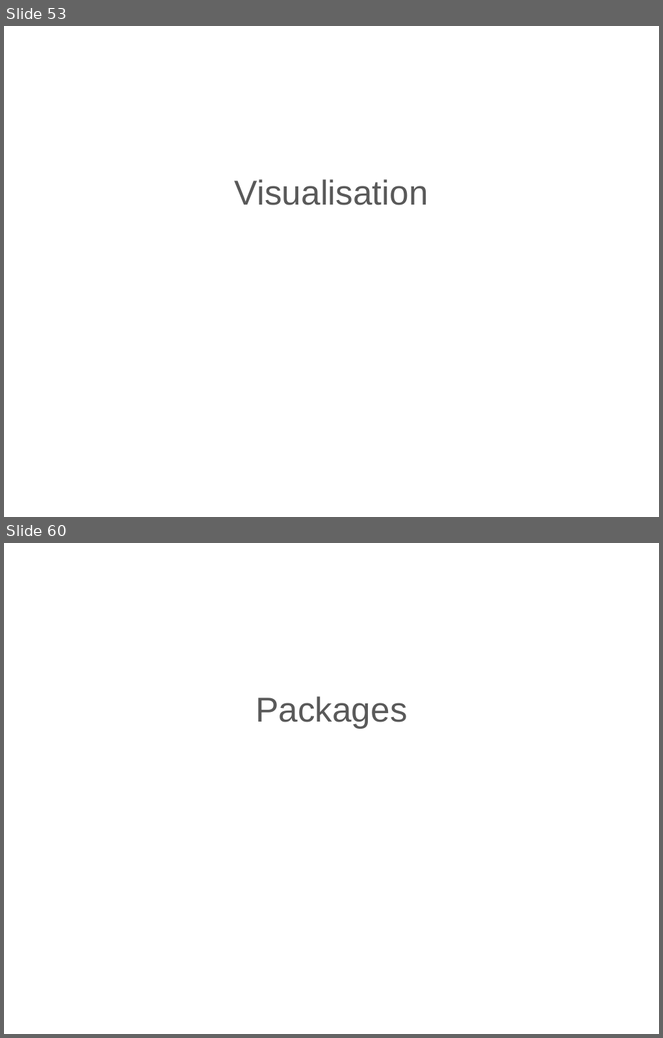
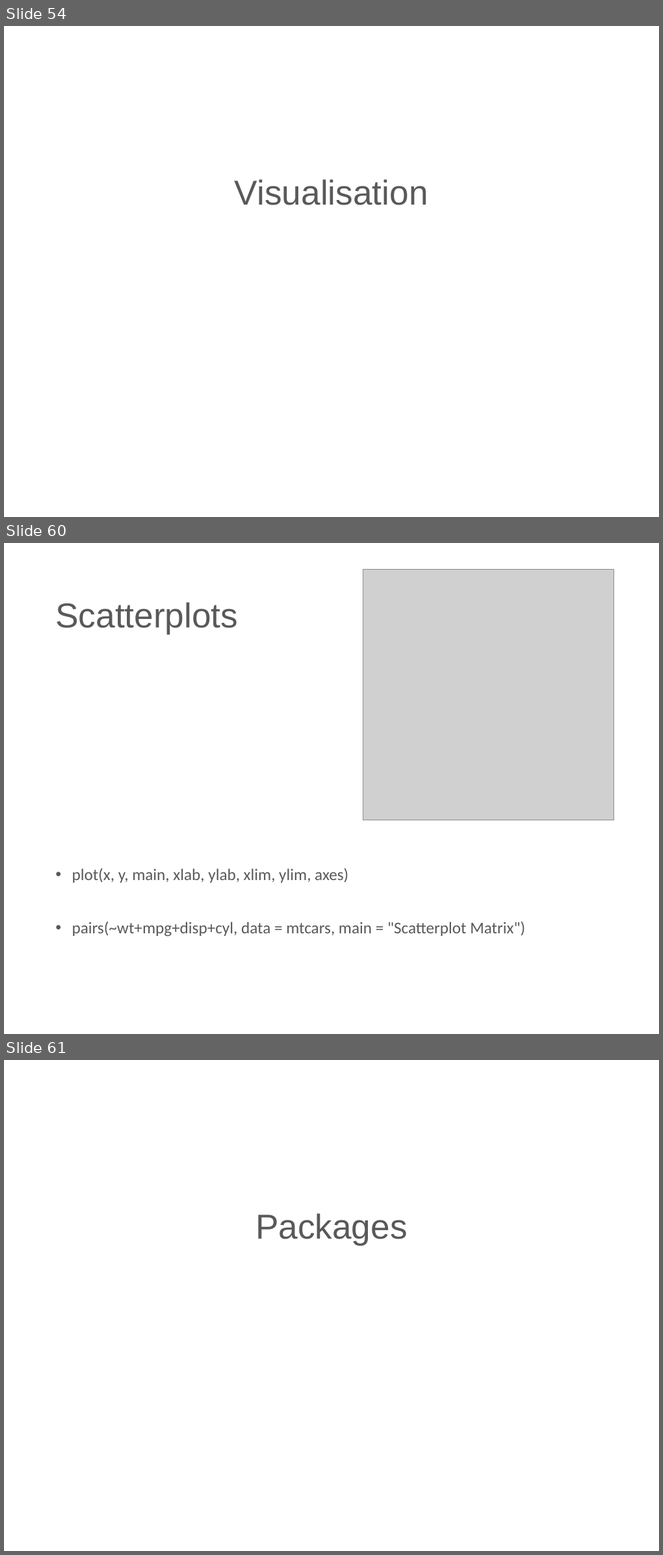
Before and after one commit to PeterAnema/Introductietraining_R_UWV, a slide deck: Slides/Introductie R.pptx. Shown one above the other, each under a label of ours: slides 53 and 60 before the commit, slides 54, 60 and 61 after it; the slides between them are not shown. The pictures are 663x1038 and 663x1555 pixels, drawn with LibreOffice and Linux fonts; fonts in the diff are those of the drawing; grey boxes stand for pictures; background and template pictures are left out. Boxes give left, top, right and bottom in pixels: in the first picture for what was removed or moved away, otherwise in the second. Text is boxed around its words. In the diff, an @@ line names an element or a change of style, - is before the commit and + after.

```diff
--- a/Slides/Introductie R.pptx
+++ b/Slides/Introductie R.pptx
@@ slide 60 added at <box>4,543,659,1034</box>, background #FFFFFF @@
@@ picture added at <box>363,569,614,820</box> @@
@@ title added at <box>55,602,238,634</box>, 38 pt, text #595959 @@
+Scatterplots
@@ text added at <box>72,869,525,937</box>, 18 pt, text #595959 @@
+• plot(x, y, main, xlab, ylab, xlim, ylim, axes)
+• pairs(~wt+mpg+disp+cyl, data = mtcars, main = "Scatterplot Matrix")
@@ what was slide 53 is now slide 54 @@
@@ what was slide 60 is now slide 61 @@
```
Also in this commit, not shown: 6 slides changed, 2 other slides added, 2 slides removed, 15 other files.
